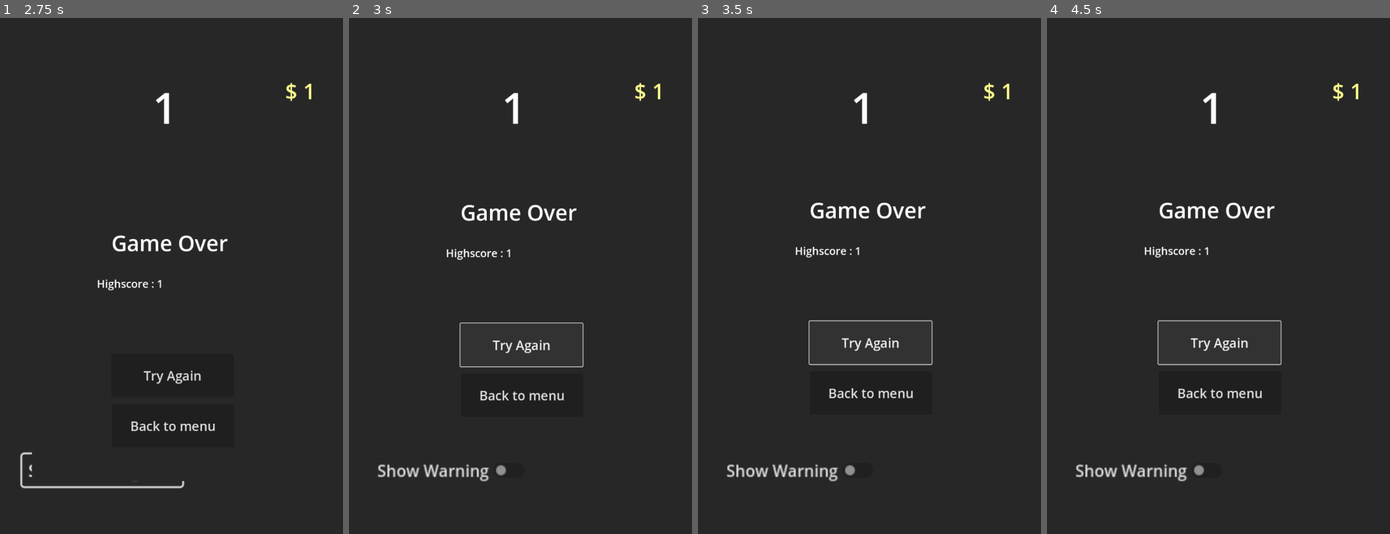
Above: before the commit, frames 1-4 (left to right).
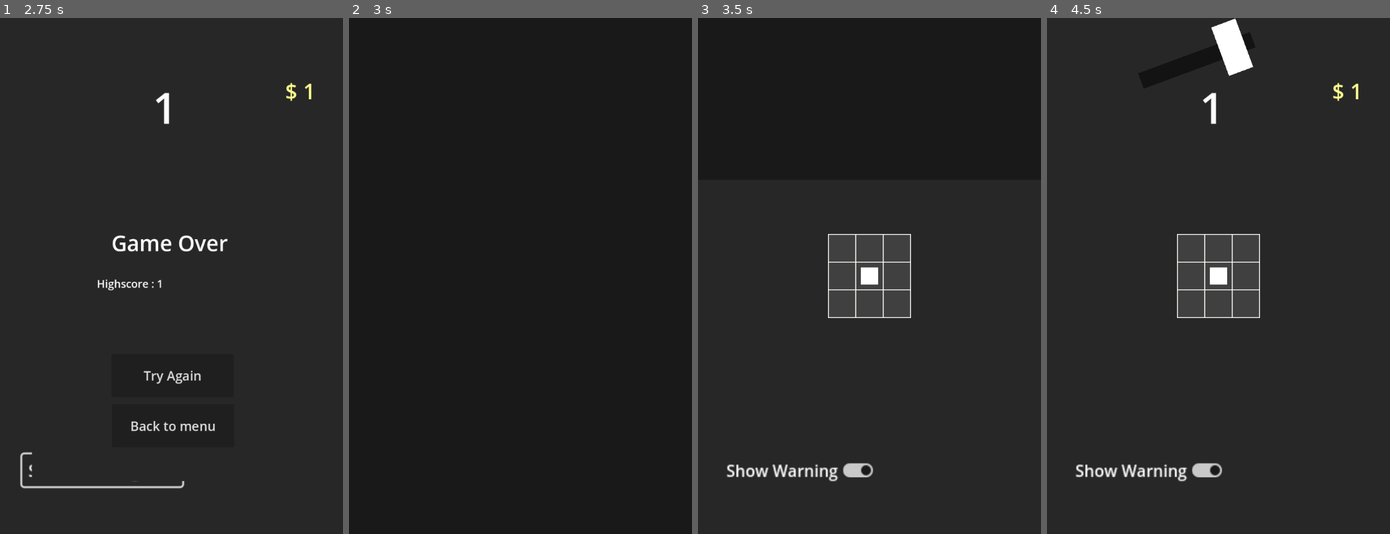
Above: after the commit, the same moments.

Repository: MerahRed/Grid-Dash
Game: Godot game, scene res://scenes/Bosses/hammer/boss.tscn
Same seed, same stepped clock (60 frames per second), same inputs: the game is played once before the commit and once after it. This scene is started directly instead of the project's main scene.
Inputs (mouse positions are in pixels of both pictures, inside the frame that each line leads up to):
- Up to frame 1 (2.75 s): move the mouse to (246, 250) at 0.52 s; press the mouse at (246, 250) at 0.53 s; hold Right (ui_right) 0.53-1.25 s; release the mouse at (246, 250) at 1.25 s; click "Show Warning" at 1.25 s; move the mouse to (102, 301) at 2.02 s; hold Down (ui_down) from 2.03 s (still down); click (102, 301) at 2.1 s
- Up to frame 2 (3 s): release Down (ui_down) at 2.75 s; click "Try Again" at 2.75 s
- Up to frame 3 (3.5 s): no input
- Up to frame 4 (4.5 s): click (1218, 343) at 3.5 s, where only the run before the commit has a clickable "Try Again"; click (1218, 343) at 4.25 s, where only the run before the commit has a clickable "Try Again"

Frame 1 is identical in both runs. In frame 2, 4.9% of the frame differs, in the area x 8-91%, y 12-90%; in frame 3, 5.7%; in frame 4, 6.2%, in the area x 8-69%, y 0-90%.

Commit message:
polished revolver nice

Diff:
--- a/GridDash/scenes/Bosses/hammer/boss.tscn
+++ b/GridDash/scenes/Bosses/hammer/boss.tscn
@@ -318,3 +318,5 @@
 
 [connection signal="timeout" from="obs_Timer" to="spawner" method="_on_obs_timer_timeout"]
 [connection signal="timeout" from="coin_Timer" to="spawner" method="_on_coin_timer_timeout"]
+[connection signal="pressed" from="over screen/Back" to="." method="_on_back_pressed"]
+[connection signal="pressed" from="over screen/Try Again" to="." method="_on_try_again_pressed"]
--- a/GridDash/scenes/Bosses/revolvers/boss.tscn
+++ b/GridDash/scenes/Bosses/revolvers/boss.tscn
@@ -307,7 +307,7 @@
 offset_top = -288.0
 offset_right = 340.0
 offset_bottom = 352.0
-color = Color(0.15487596, 0.154876, 0.15487596, 1)
+color = Color(0.080783345, 0.080783345, 0.0807833, 1)
 
 [node name="Back" type="Button" parent="over screen"]
 z_index = 3
@@ -362,3 +362,5 @@
 
 [connection signal="timeout" from="obs_Timer" to="spawner" method="_on_obs_timer_timeout"]
 [connection signal="timeout" from="coin_Timer" to="spawner" method="_on_coin_timer_timeout"]
+[connection signal="pressed" from="over screen/Back" to="." method="_on_back_pressed"]
+[connection signal="pressed" from="over screen/Try Again" to="." method="_on_try_again_pressed"]
--- a/GridDash/scenes/Bosses/revolvers/revolver.gd
+++ b/GridDash/scenes/Bosses/revolvers/revolver.gd
@@ -53,6 +53,7 @@
 func _on_area_2d_area_entered(area: Area2D) -> void:
 	if area.get_parent().name == "player":
 		animation_player.play("game over")
+		$"../../MusicDisk/4_Killstreak".stop()
 		$"../../spawner".queue_free()
 		area.get_parent().queue_free()
 		self.queue_free()
--- a/GridDash/scenes/gamemode_selection.tscn
+++ b/GridDash/scenes/gamemode_selection.tscn
@@ -1,8 +1,9 @@
-[gd_scene load_steps=23 format=3 uid="uid://b5d3w17t0xigc"]
+[gd_scene load_steps=24 format=3 uid="uid://b5d3w17t0xigc"]
 
 [ext_resource type="Texture2D" uid="uid://dyludn880arir" path="res://images/Grid.png" id="1_4vwrc"]
 [ext_resource type="Texture2D" uid="uid://eixgdb60xktb" path="res://images/revolver.png" id="1_g2vc0"]
 [ext_resource type="Script" uid="uid://raqooyijjwgt" path="res://scripts/gamemode_selection.gd" id="1_pdbe1"]
+[ext_resource type="AudioStream" uid="uid://debal62v04aww" path="res://scenes/Bosses/revolvers/spin.wav" id="3_6l654"]
 [ext_resource type="Texture2D" uid="uid://b8tt2gtpbpu03" path="res://images/soul.png" id="3_s1fq4"]
 [ext_resource type="Texture2D" uid="uid://bpf0wbofr85sj" path="res://images/Cell.png" id="5_43qdw"]
 
@@ -216,6 +217,18 @@
 tracks/13/interp = 1
 tracks/13/loop_wrap = true
 tracks/13/keys = {
+"times": PackedFloat32Array(0),
+"transitions": PackedFloat32Array(1),
+"update": 1,
+"values": [false]
+}
+tracks/14/type = "value"
+tracks/14/imported = false
+tracks/14/enabled = true
+tracks/14/path = NodePath("Shooter/Spin:playing")
+tracks/14/interp = 1
+tracks/14/loop_wrap = true
+tracks/14/keys = {
 "times": PackedFloat32Array(0),
 "transitions": PackedFloat32Array(1),
 "update": 1,
@@ -530,6 +543,18 @@
 "transitions": PackedFloat32Array(1, 1),
 "update": 0,
 "values": [Vector2(0, 0), Vector2(-0.6, 0.6)]
+}
+tracks/8/type = "value"
+tracks/8/imported = false
+tracks/8/enabled = true
+tracks/8/path = NodePath("Shooter/Spin:playing")
+tracks/8/interp = 1
+tracks/8/loop_wrap = true
+tracks/8/keys = {
+"times": PackedFloat32Array(0.56666666),
+"transitions": PackedFloat32Array(1),
+"update": 1,
+"values": [true]
 }
 
 [sub_resource type="Animation" id="Animation_pdbe1"]
@@ -732,6 +757,11 @@
 offset_bottom = 311.78564
 color = Color(1, 1, 1, 0.11764706)
 
+[node name="Spin" type="AudioStreamPlayer2D" parent="Shooter"]
+position = Vector2(103, 29)
+stream = ExtResource("3_6l654")
+volume_db = 5.943
+
 [node name="Hammer" type="Node2D" parent="."]
 visible = false
 position = Vector2(1239, 48)
